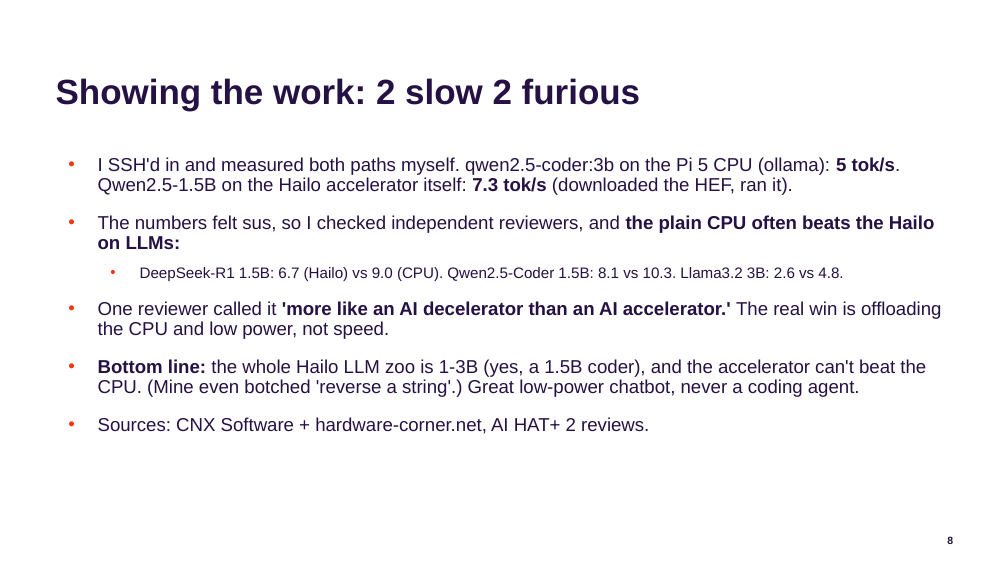
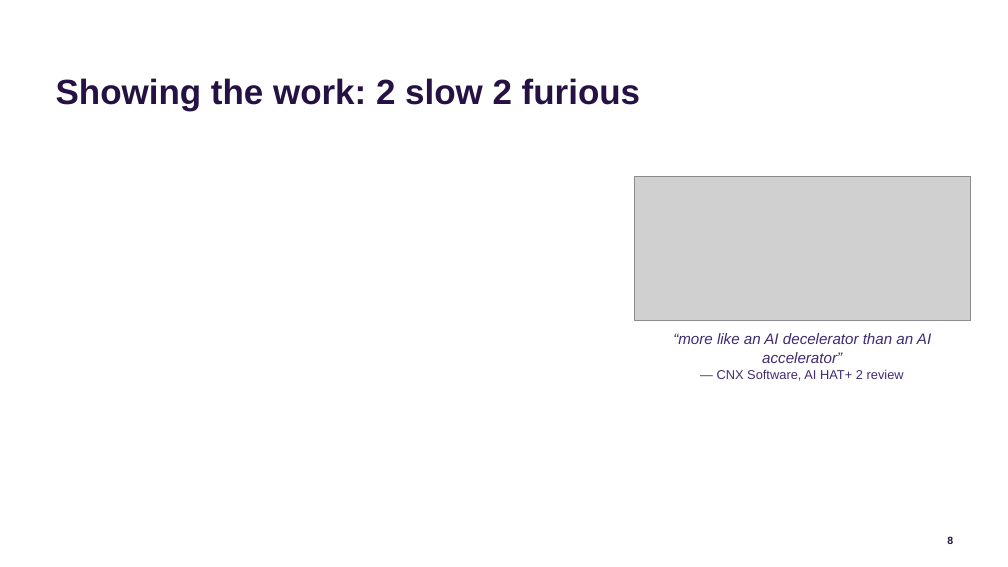
Before and after one commit to jconnolly/local-llm-pi5, a slide deck: slide 8 of local-llm-datasociety.pptx. Drawn at 1008x567 pixels with LibreOffice and Linux fonts; fonts in the diff are those of the drawing; grey boxes stand for pictures; background and template pictures are left out. Boxes give left, top, right and bottom in pixels: in the first picture for what was removed or moved away, otherwise in the second. Text is boxed around its words. In the diff, an @@ line names an element or a change of style, - is before the commit and + after.

Commit message:
Slide 8: add Fast & Furious 'I need NOS' gif + decelerator quote as captioned image; origin-slide trims; valiant

```diff
--- a/local-llm-datasociety.pptx
+++ b/local-llm-datasociety.pptx
@@ text removed at bbox=[98, 157, 941, 434] @@
-• I SSH'd in and measured both paths myself. qwen2.5-coder:3b on the Pi 5 CPU (ollama): 5 tok/s. Qwen2.5-1.5B on the Hailo accelerator itself: 7.3 tok/s (downloaded the HEF, ran it).
-• The numbers felt sus, so I checked independent reviewers, and the plain CPU often beats the Hailo on LLMs:
-  • DeepSeek-R1 1.5B: 6.7 (Hailo) vs 9.0 (CPU). Qwen2.5-Coder 1.5B: 8.1 vs 10.3. Llama3.2 3B: 2.6 vs 4.8.
-• One reviewer called it 'more like an AI decelerator than an AI accelerator.' The real win is offloading the CPU and low power, not speed.
-• Bottom line: the whole Hailo LLM zoo is 1-3B (yes, a 1.5B coder), and the accelerator can't beat the CPU. (Mine even botched 'reverse a string'.) Great low-power chatbot, never a coding agent.
-• Sources: CNX Software + hardware-corner.net, AI HAT+ 2 reviews.
@@ picture added at bbox=[634, 176, 970, 321] @@
@@ text added at bbox=[673, 333, 931, 381], 13 pt, text #412B71, italic @@
+“more like an AI decelerator than an AI accelerator”
+— CNX Software, AI HAT+ 2 review
```
Also in this commit, not shown: 2 other slides changed, 4 other files.
